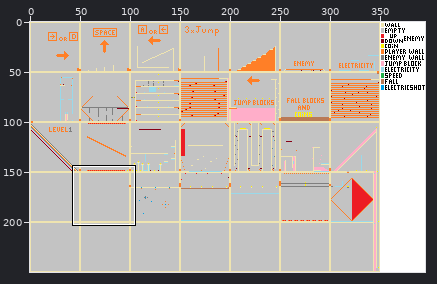
File history of a sprite sheet, src/Map.png. The first picture is a wide view before the edit; the outline marks the close-up.
Close-up. First the earlier version:
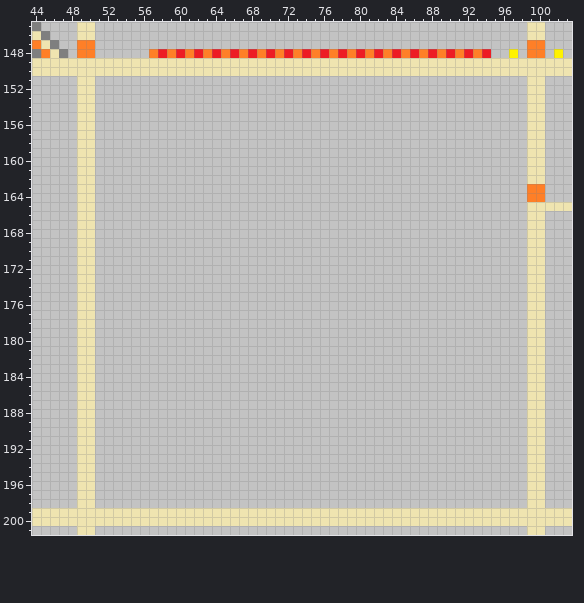
The file is 395x250 pixels. Shown: x 44..103, y 145..201.
After the commit:
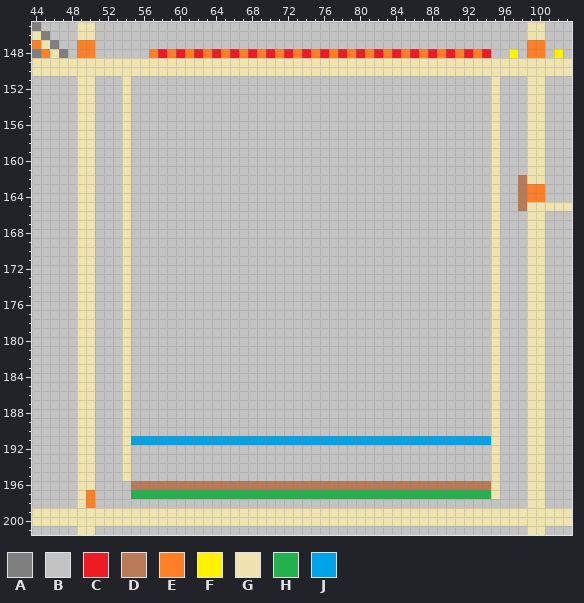
Palette (. is transparent): A #7f7f7f  B #c3c3c3  C #ed1c24  D #b97a57  E #ff7f27  F #fff200  G #efe4b0  H #22b14c  J #00a2e8
Changes in this commit:
Colour B becomes colour D in rows 162 to 165 at x 98; in row 196 at x 55 to 94.
Colour G becomes colour E in rows 197 to 198 at x 50.
Colour B becomes colour G in rows 151 to 195 at x 54 and 95; in rows 196 to 197 at x 95.
Colour B becomes colour H in row 197 at x 55 to 94.
Colour B becomes colour J in row 191 at x 55 to 94.
Where, in picture pixels (left, top, right, bottom), the same in both close-ups:
changed: (86, 76, 527, 508)
